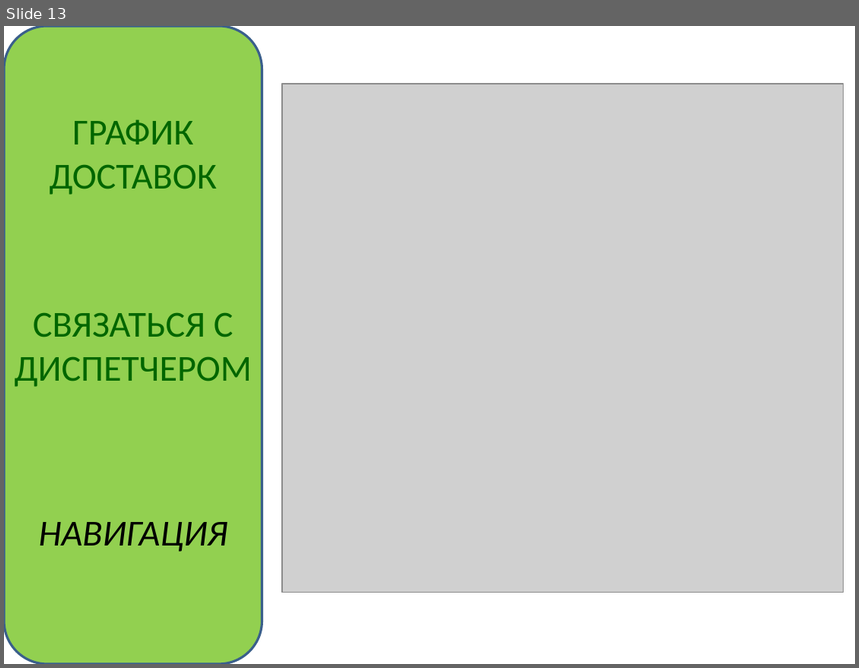
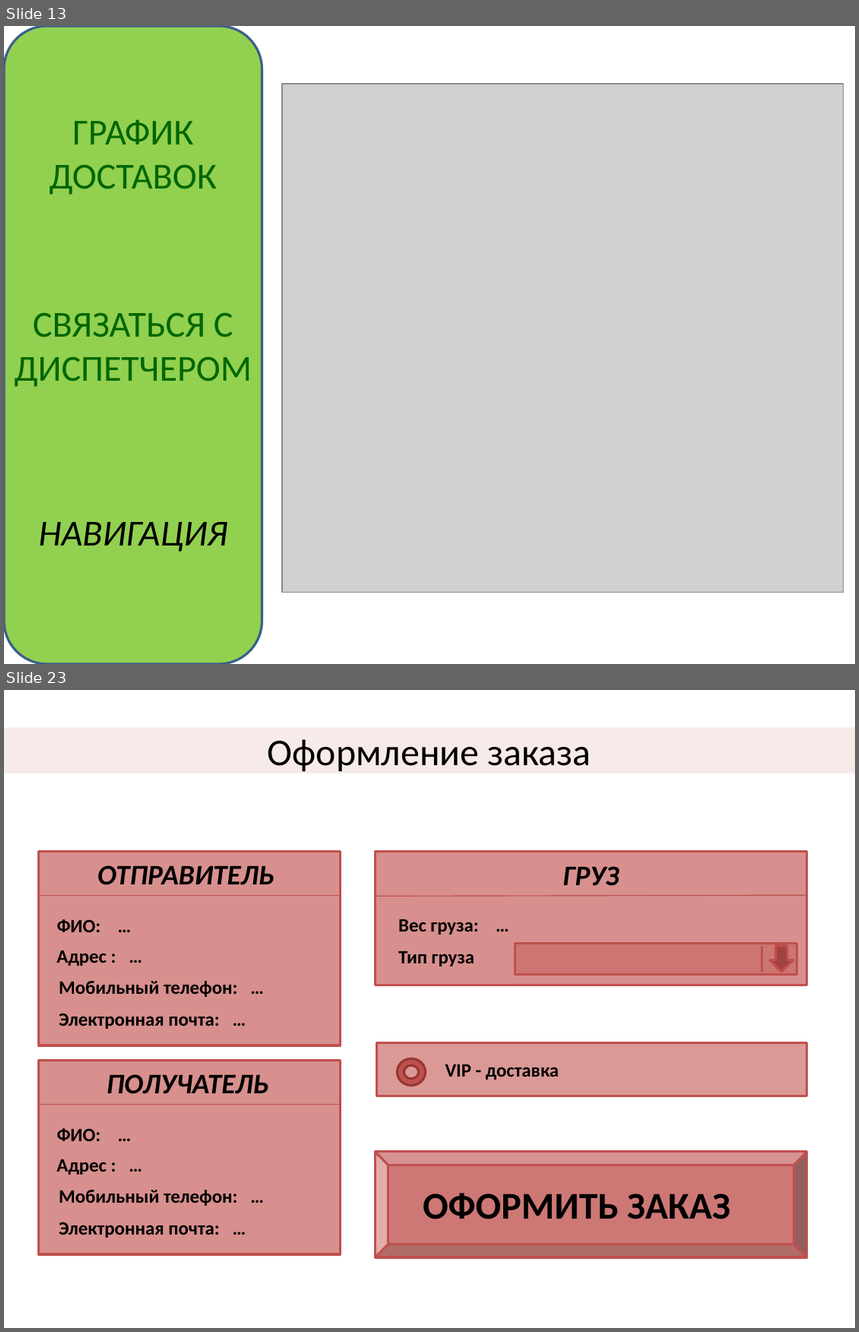
Before and after one commit to KovalAnastasia/ShipIT, a slide deck: 2. Понимание потребностей пользователей/2_2_4_Raskadrovka.pptx. Shown one above the other, each under a label of ours: slide 13 before the commit, slides 13 and 23 after it; the slides between them are not shown. The pictures are 859x668 and 859x1332 pixels, drawn with LibreOffice and Linux fonts; fonts in the diff are those of the drawing; grey boxes stand for pictures. Boxes give left, top, right and bottom in pixels: in the first picture for what was removed or moved away, otherwise in the second. Text is boxed around its words. In the diff, an @@ line names an element or a change of style, - is before the commit and + after.

```diff
--- a/2. Понимание потребностей пользователей/2_2_4_Raskadrovka.pptx
+++ b/2. Понимание потребностей пользователей/2_2_4_Raskadrovka.pptx
@@ slide 23 added at (4,690,855,1328), background #FFFFFF @@
@@ title added at (4,727,855,774), fill #D99694 at 19% opacity, 32 pt, text #000000 @@
+Оформление заказа
@@ rectangle added at (38,852,339,1046), fill #C0504D at 63% opacity, outline #C0504D 2 pt @@
@@ text added at (97,866,274,885), 24 pt, text #000000, bold, italic @@
+ОТПРАВИТЕЛЬ
@@ rectangle added at (375,852,807,986), fill #C0504D at 63% opacity, outline #C0504D 2 pt @@
@@ text added at (563,866,619,886), 24 pt, text #000000, bold, italic @@
+ГРУЗ
@@ line added from (38, 895) to (340, 895), #C0504D 0.75 pt @@
@@ line added from (377, 896) to (807, 895), #C0504D 0.75 pt @@
@@ text added at (57,920,101,932), 16 pt, text #000000, bold @@
+ФИО: …
@@ text added at (398,920,478,935), 16 pt, text #000000, bold @@
+Вес груза: …
@@ text added at (56,951,107,966), 16 pt, text #000000, bold @@
+Адрес : …
@@ text added at (398,951,474,967), 16 pt, text #000000, bold @@
+Тип груза
@@ rectangle added at (515,944,797,975), fill #C0504D at 42% opacity, outline #C0504D 2 pt @@
@@ line added from (762, 946) to (762, 972), #C0504D 2 pt @@
@@ down arrow added at (770,946,794,973), fill #953735 at 81% opacity, outline #C0504D 2 pt @@
@@ text added at (59,981,238,997), 16 pt, text #000000, bold @@
+Мобильный телефон: …
@@ text added at (59,1013,219,1029), 16 pt, text #000000, bold @@
+Электронная почта: …
@@ rectangle added at (377,1043,807,1097), fill #C0504D at 58% opacity, outline #C0504D 2 pt @@
@@ rectangle added at (38,1060,339,1255), fill #C0504D at 63% opacity, outline #C0504D 2 pt @@
@@ text added at (107,1075,268,1094), 24 pt, text #000000, bold, italic @@
+ПОЛУЧАТЕЛЬ
@@ donut added at (397,1059,425,1085), fill #C0504D, outline #953735 2 pt @@
@@ text added at (446,1065,559,1080), 16 pt, text #000000, bold @@
+VIP - доставка
@@ line added from (38, 1104) to (340, 1104), #C0504D 0.75 pt @@
@@ text added at (57,1129,101,1141), 16 pt, text #000000, bold @@
+ФИО: …
@@ text added at (56,1160,107,1175), 16 pt, text #000000, bold @@
+Адрес : …
@@ bevel added at (375,1152,807,1258), fill #C0504D at 77% opacity, outline #C0504D 2 pt @@
@@ text added at (59,1190,238,1206), 16 pt, text #000000, bold @@
+Мобильный телефон: …
@@ text added at (423,1193,731,1220), 32 pt, text #000000, bold @@
+ОФОРМИТЬ ЗАКАЗ
@@ text added at (59,1222,219,1238), 16 pt, text #000000, bold @@
+Электронная почта: …
```
Also in this commit, not shown: 12 other slides added.
